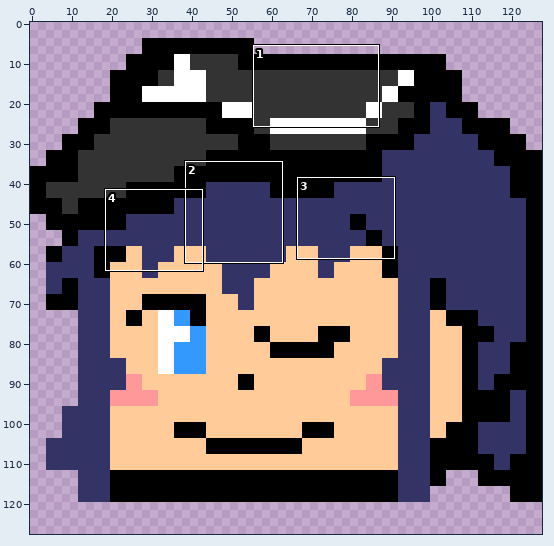
Sprite sheet -- images/128.png. Above, an overview of the earlier version with the close-up marked.
Close-up. The starting point:
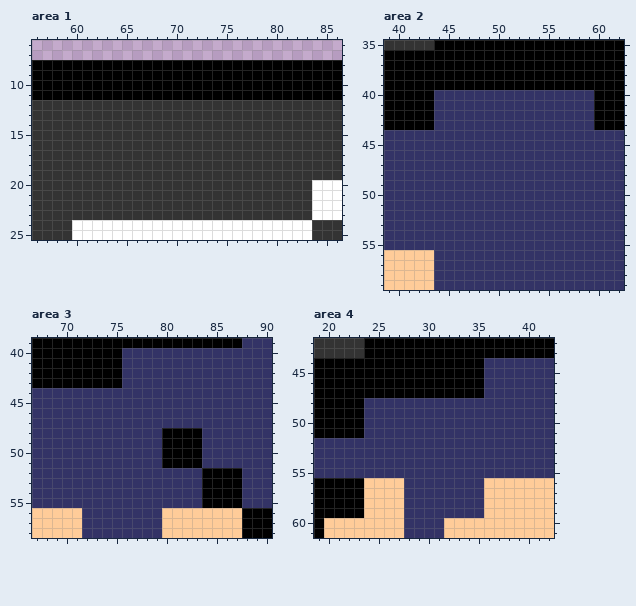
The file is 128x128 pixels. Shown: area 1: x 56..86, y 6..25; area 2: x 39..62, y 35..59; area 3: x 67..90, y 39..58; area 4: x 19..42, y 42..61. The commit also changed other parts of the picture, which this record leaves out.
And afterwards:
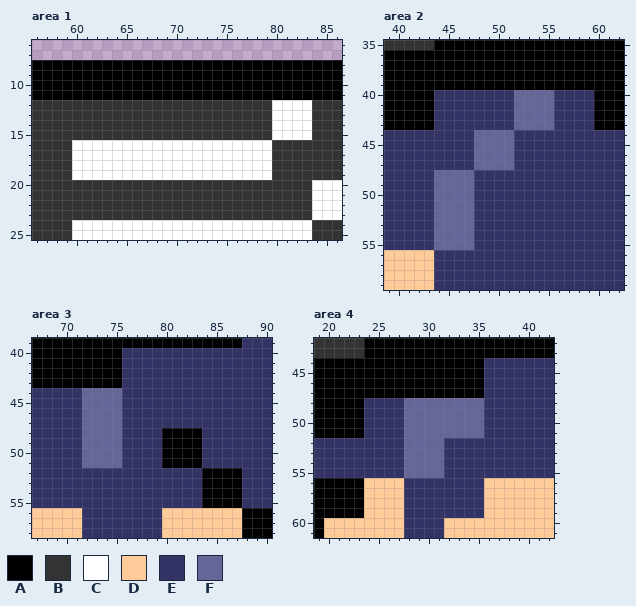
Palette (. is transparent): A #000000  B #333333  C #ffffff  D #ffcc99  E #333366  F #666699
Change:
Area 1:
Colour C replaces colour B in rows 12 to 15 at x 80 to 83; in rows 16 to 19 at x 60 to 79.
Area 2:
Colour F replaces colour E in rows 40 to 43 at x 52 to 55; in rows 44 to 47 at x 48 to 51; in rows 48 to 55 at x 44 to 47.
Area 3:
Colour F replaces colour E in rows 44 to 51 at x 72 to 75.
Area 4:
Colour F replaces colour E in rows 48 to 51 at x 28 to 35; in rows 52 to 55 at x 28 to 31.
Pixel boxes of the changes (left, top, right, bottom) in both close-ups:
changed: (72, 100, 312, 180)
changed: (434, 90, 554, 250)
changed: (82, 388, 122, 468)
changed: (404, 398, 484, 478)
